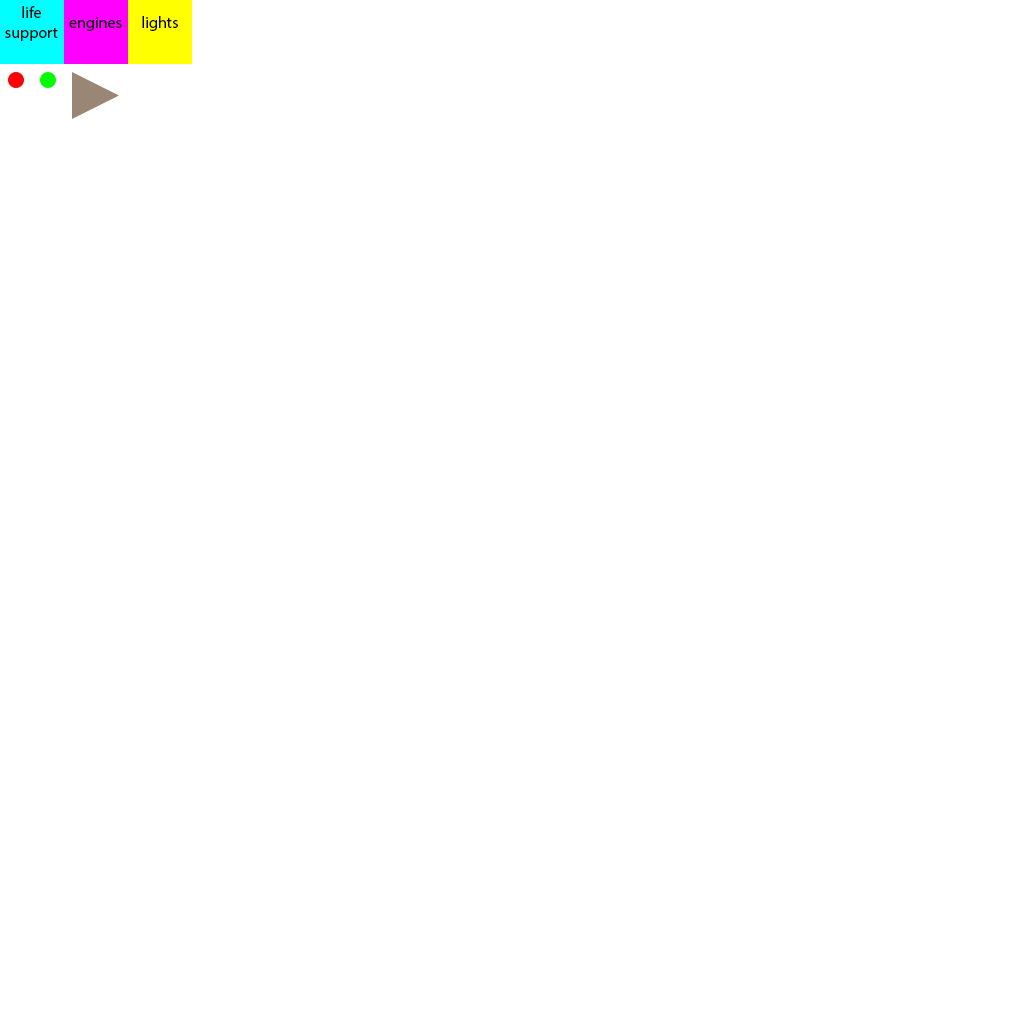
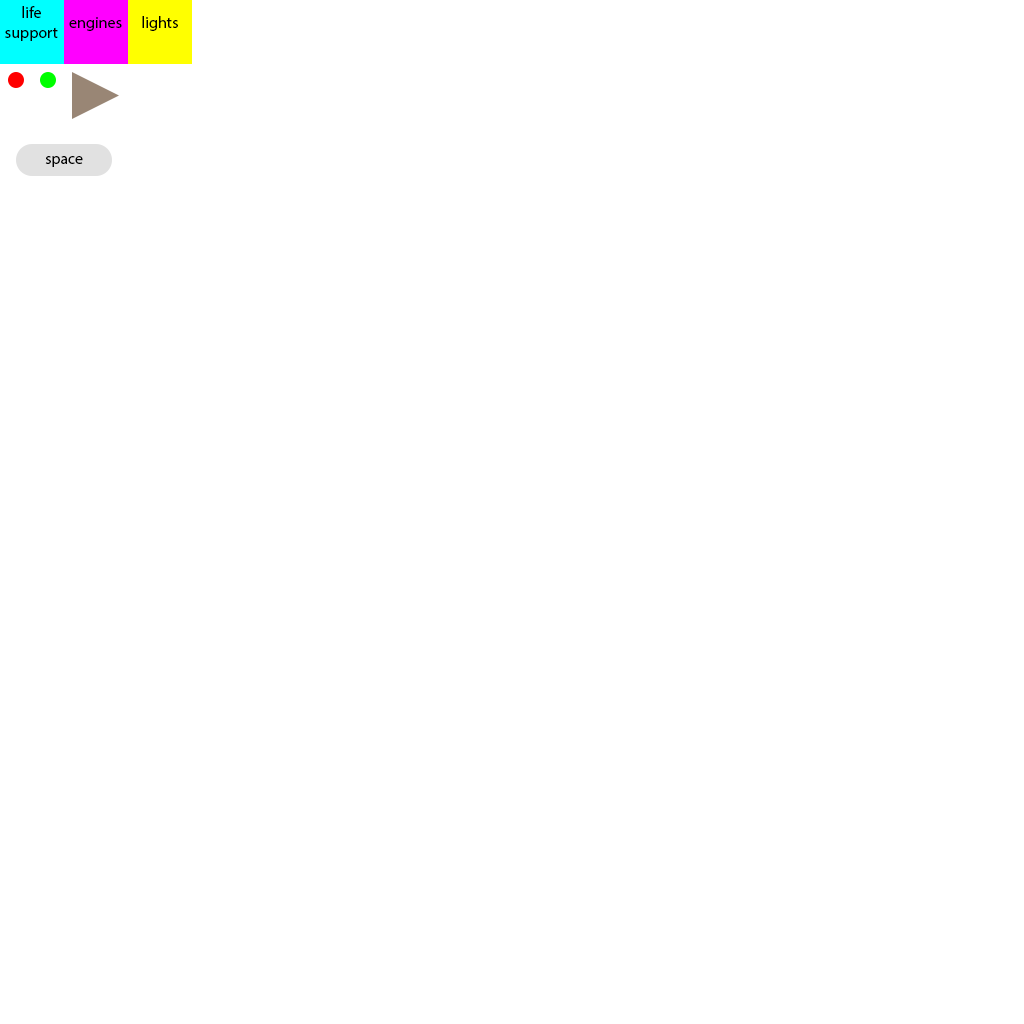
Two versions of the same layered image (1024x1024). Layer-by-layer changes:
added layer "space" in group "Artboard 1" over [45, 156, 83, 167]
added layer "Rounded Rectangle 1" in group "Artboard 1" over [16, 144, 112, 176]
